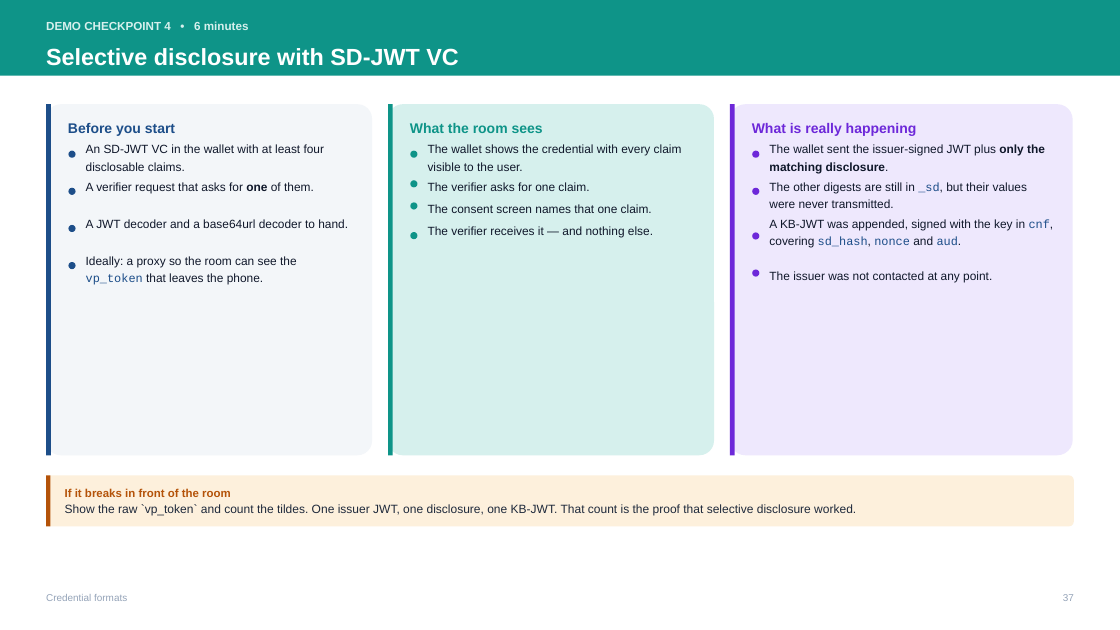
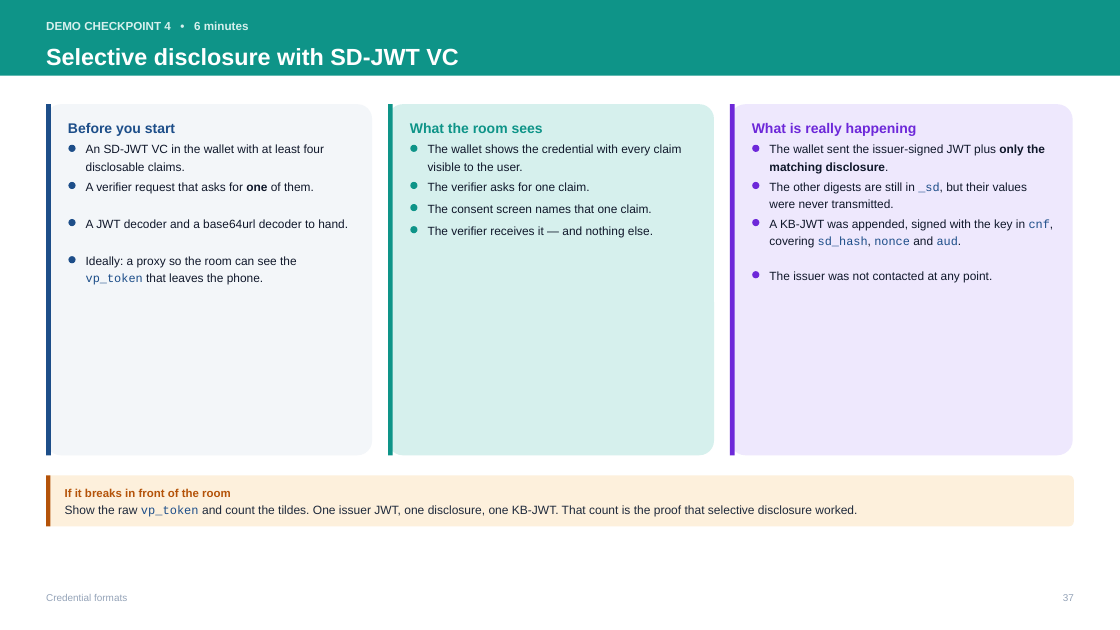
Before and after one commit to abhip2565/abhip2565, a slide deck: slide 37 of inji-training-deck/Inji-Wallet-and-Inji-Web-Technical-Enablement-Brazil.pptx. Drawn at 1120x630 pixels with LibreOffice and Linux fonts; fonts in the diff are those of the drawing. Boxes give left, top, right and bottom in pixels: in the first picture for what was removed or moved away, otherwise in the second. Text is boxed around its words. In the diff, an @@ line names an element or a change of style, - is before the commit and + after.

```diff
--- a/inji-training-deck/Inji-Wallet-and-Inji-Web-Technical-Enablement-Brazil.pptx
+++ b/inji-training-deck/Inji-Wallet-and-Inji-Web-Technical-Enablement-Brazil.pptx
@@ 8 ellipses: place and size @@
-8 ellipses at bbox=[68, 150, 760, 270]
+8 ellipses at bbox=[68, 145, 760, 264]
@@ ellipse: place and size @@
-ellipse at bbox=[753, 233, 760, 240]
+ellipse at bbox=[753, 219, 760, 227]
@@ text at bbox=[65, 505, 857, 517]: text changed @@
-Show the raw `vp_token` and count the tildes. One issuer JWT, one disclosure, one KB-JWT. That count is the proof that selective disclosure worked.
+Show the raw vp_token and count the tildes. One issuer JWT, one disclosure, one KB-JWT. That count is the proof that selective disclosure worked.
```
Also in this commit, not shown: 34 other slides changed, 7 other files.
